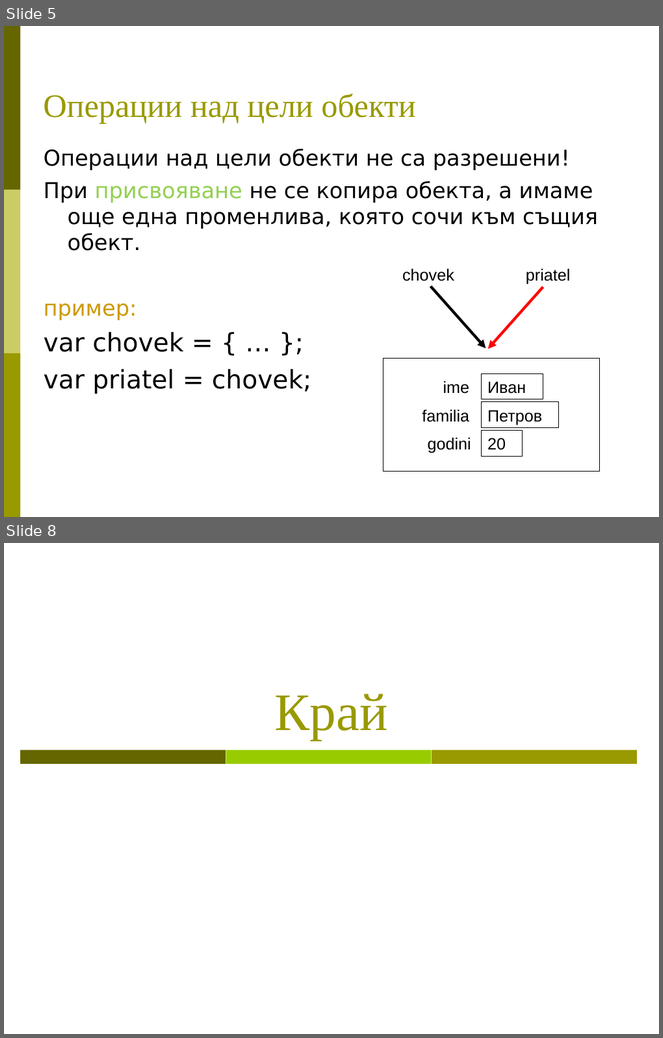
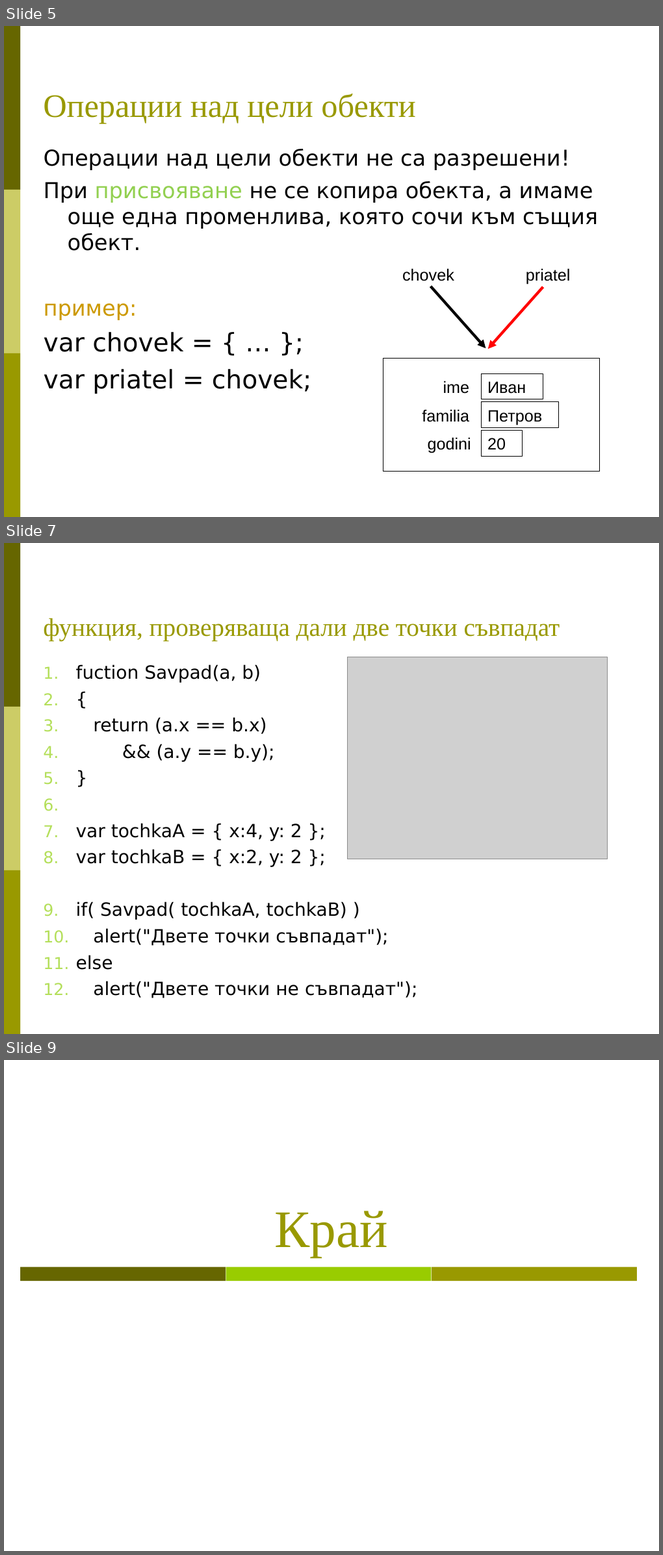
Before and after one commit to BG-IT-Edu/Free-Content, a slide deck: dmanolov/Информатика 8 клас (JavaScript)/04.Въведение в програмирането/10.Обекти.ppt. Shown one above the other, each under a label of ours: slides 5 and 8 before the commit, slides 5, 7 and 9 after it; the slides between them are not shown. The pictures are 663x1038 and 663x1555 pixels, drawn with LibreOffice and Linux fonts; fonts in the diff are those of the drawing; grey boxes stand for pictures. Boxes give left, top, right and bottom in pixels: in the first picture for what was removed or moved away, otherwise in the second. Text is boxed around its words. In the diff, an @@ line names an element or a change of style, - is before the commit and + after.

Commit message:
добавен и пример с функция

```diff
--- a/dmanolov/Информатика 8 клас (JavaScript)/04.Въведение в програмирането/10.Обекти.ppt
+++ b/dmanolov/Информатика 8 клас (JavaScript)/04.Въведение в програмирането/10.Обекти.ppt
@@ slide 7 added at [4,543,659,1034], background #FFFFFF; not listed: 3 template elements that a slide beside it also shows @@
@@ title added at [43,618,560,641], 28 pt, text #999900 @@
+функция, проверяваща дали две точки съвпадат
@@ picture added at [348,657,608,859] @@
@@ text added at [76,665,417,999], 20 pt, text #000000 @@
+1. fuction Savpad(a, b)
+2. {
+3. return (a.x == b.x)
+4. && (a.y == b.y);
+5. }
+6. var tochkaA = { x:4, y: 2 };
+7. var tochkaB = { x:2, y: 2 };
+8. if( Savpad( tochkaA, tochkaB) )
+9. alert("Двете точки съвпадат");
+10. else
+11. alert("Двете точки не съвпадат");
@@ what was slide 8 is now slide 9 @@
```
Also in this commit, not shown: 5 slides changed, 1 other file.
